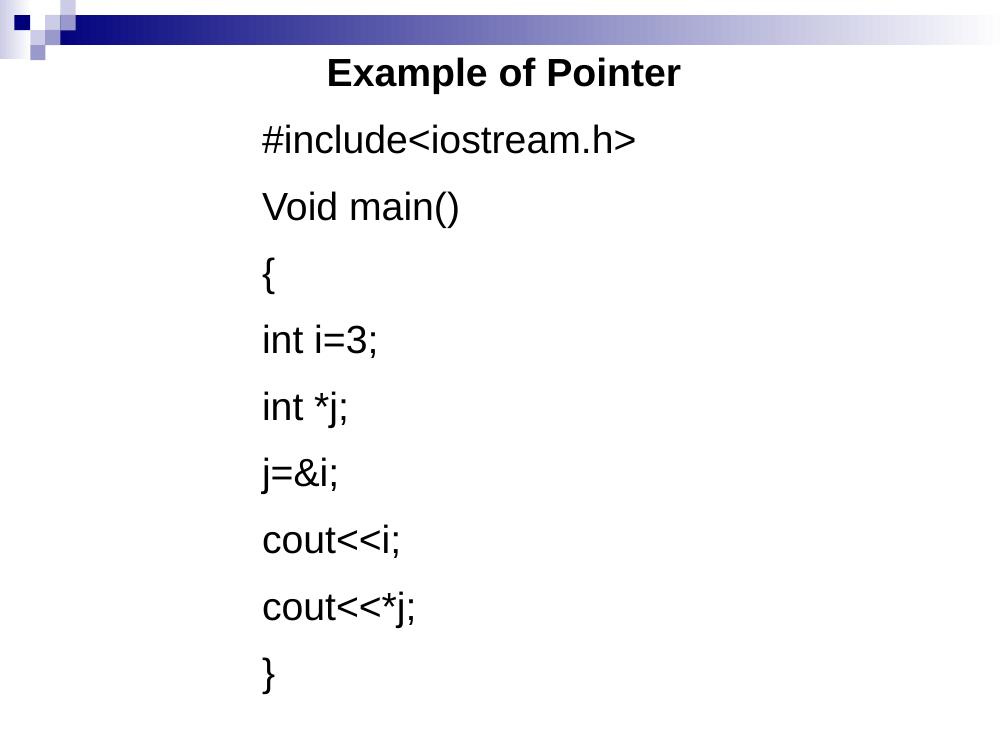
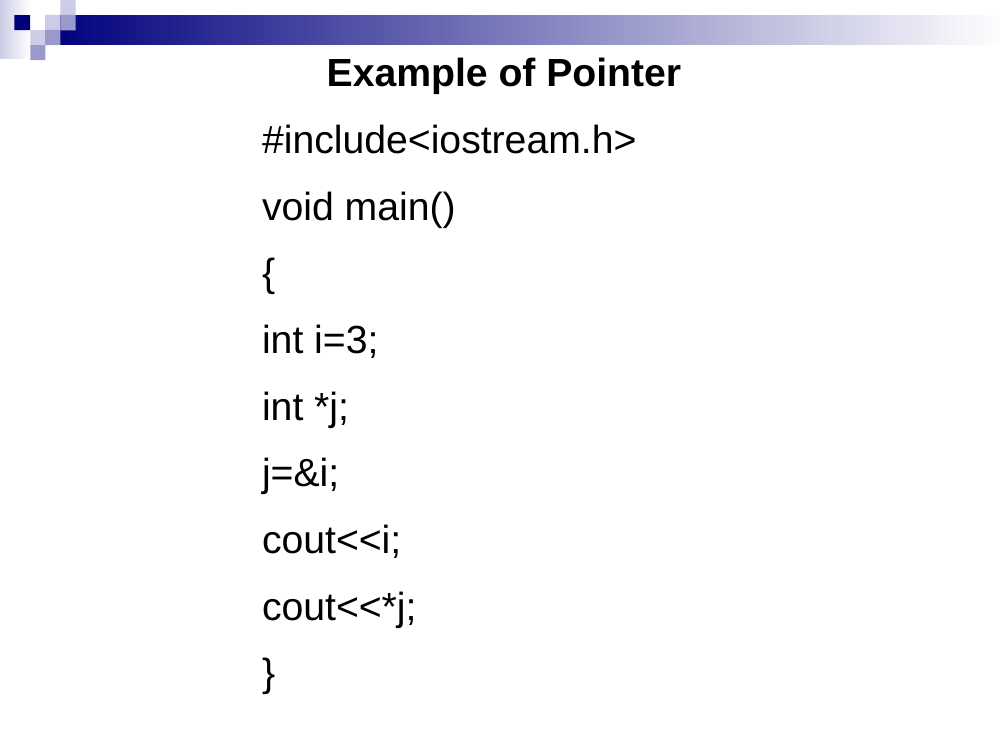
Before and after one commit to Emadalsuwat/emadalsuwat.github.io, a slide deck: slide 15 of DataStructure/Lecture3.pptx. Drawn at 1008x756 pixels with LibreOffice and Linux fonts; fonts in the diff are those of the drawing. Boxes give left, top, right and bottom in pixels: in the first picture for what was removed or moved away, otherwise in the second. Text is boxed around its words. In the diff, an @@ line names an element or a change of style, - is before the commit and + after.

```diff
--- a/DataStructure/Lecture3.pptx
+++ b/DataStructure/Lecture3.pptx
@@ text at <box>262,191,456,228</box>: text changed @@
-Void main()
+void main()
```
Also in this commit, not shown: 3 other slides changed, 5 other files.
